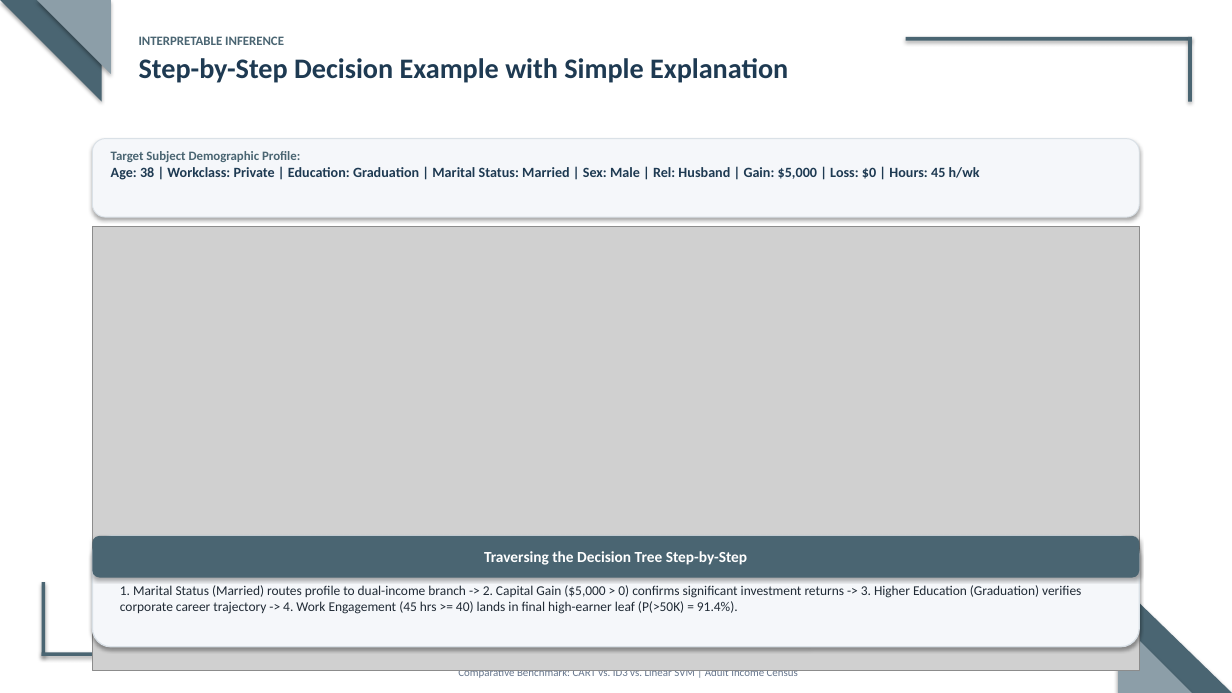
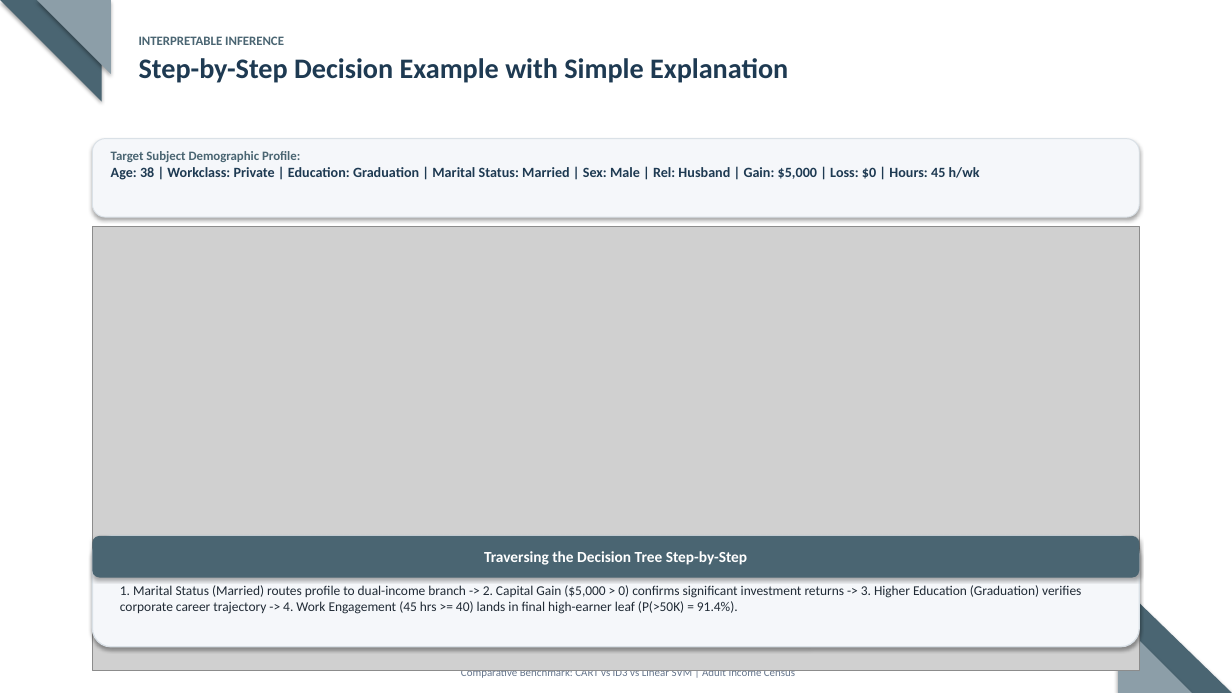
Before and after one commit to nimmisahu222716-lab/Income_predictor, a slide deck: slide 8 of Comparative_Performance_Analysis_Presentation.pptx. Drawn at 1232x693 pixels with LibreOffice and Linux fonts; fonts in the diff are those of the drawing; grey boxes stand for pictures. Boxes give left, top, right and bottom in pixels: in the first picture for what was removed or moved away, otherwise in the second. Text is boxed around its words. In the diff, an @@ line names an element or a change of style, - is before the commit and + after.

```diff
--- a/Comparative_Performance_Analysis_Presentation.pptx
+++ b/Comparative_Performance_Analysis_Presentation.pptx
@@ rectangle removed at (x1=906, y1=37, x2=1192, y2=41) @@
@@ rectangle removed at (x1=1189, y1=37, x2=1192, y2=102) @@
@@ rectangle removed at (x1=42, y1=582, x2=45, y2=656) @@
@@ rectangle removed at (x1=42, y1=653, x2=337, y2=656) @@
@@ text at (x1=461, y1=670, x2=795, y2=679): text changed @@
-Comparative Benchmark: CART vs. ID3 vs. Linear SVM | Adult Income Census
+Comparative Benchmark: CART vs ID3 vs Linear SVM | Adult Income Census
```
Also in this commit, not shown: 13 other slides changed, 3 other files.
